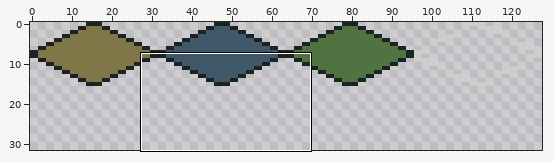
Sprite sheet: res/img/iso32.png. The picture above shows the old version from afar; the outline marks the close-up.
Close-up. Before:
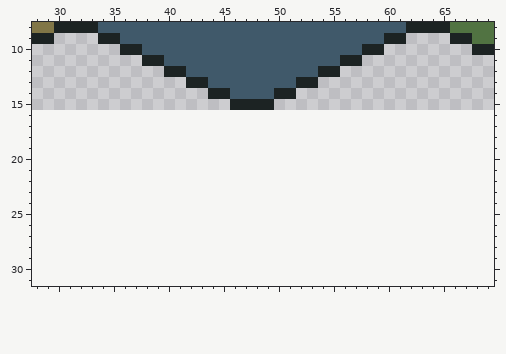
The file is 128x16 pixels. Shown: x 28..69, y 8..31. The old version is drawn lined up with the new one, on the new canvas.
Once edited:
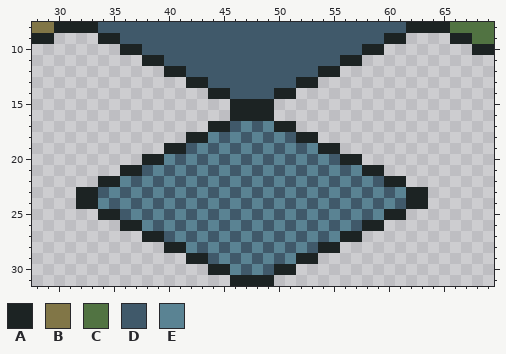
Palette (. is transparent): A #1c2323  B #817647  C #517342  D #40596a  E #5a8393
Changes in this commit:
canvas 128x16 -> 128x32
@@ x 28..69 @@
 15 ..................AAAA....................
-16 ..........................................
-17 ..........................................
-18 ..........................................
-19 ..........................................
-20 ..........................................
-21 ..........................................
-22 ..........................................
-23 ..........................................
-24 ..........................................
-25 ..........................................
-26 ..........................................
-27 ..........................................
-28 ..........................................
-29 ..........................................
-30 ..........................................
-31 ..........................................
+16 ..................AAAA....................
+17 ................AADEDEAA..................
+18 ..............AAEDEDEDEDAA................
+19 ............AADEDEDEDEDEDEAA..............
+20 ..........AAEDEDEDEDEDEDEDEDAA............
+21 ........AADEDEDEDEDEDEDEDEDEDEAA..........
+22 ......AAEDEDEDEDEDEDEDEDEDEDEDEDAA........
+23 ....AADEDEDEDEDEDEDEDEDEDEDEDEDEDEAA......
+24 ....AAEDEDEDEDEDEDEDEDEDEDEDEDEDEDAA......
+25 ......AADEDEDEDEDEDEDEDEDEDEDEDEAA........
+26 ........AAEDEDEDEDEDEDEDEDEDEDAA..........
+27 ..........AADEDEDEDEDEDEDEDEAA............
+28 ............AAEDEDEDEDEDEDAA..............
+29 ..............AADEDEDEDEAA................
+30 ................AAEDEDAA..................
+31 ..................AAAA....................
Changed places in both close-ups, as pixel boxes (x1, y1, x2, y2):
added: (76, 110, 428, 286)
